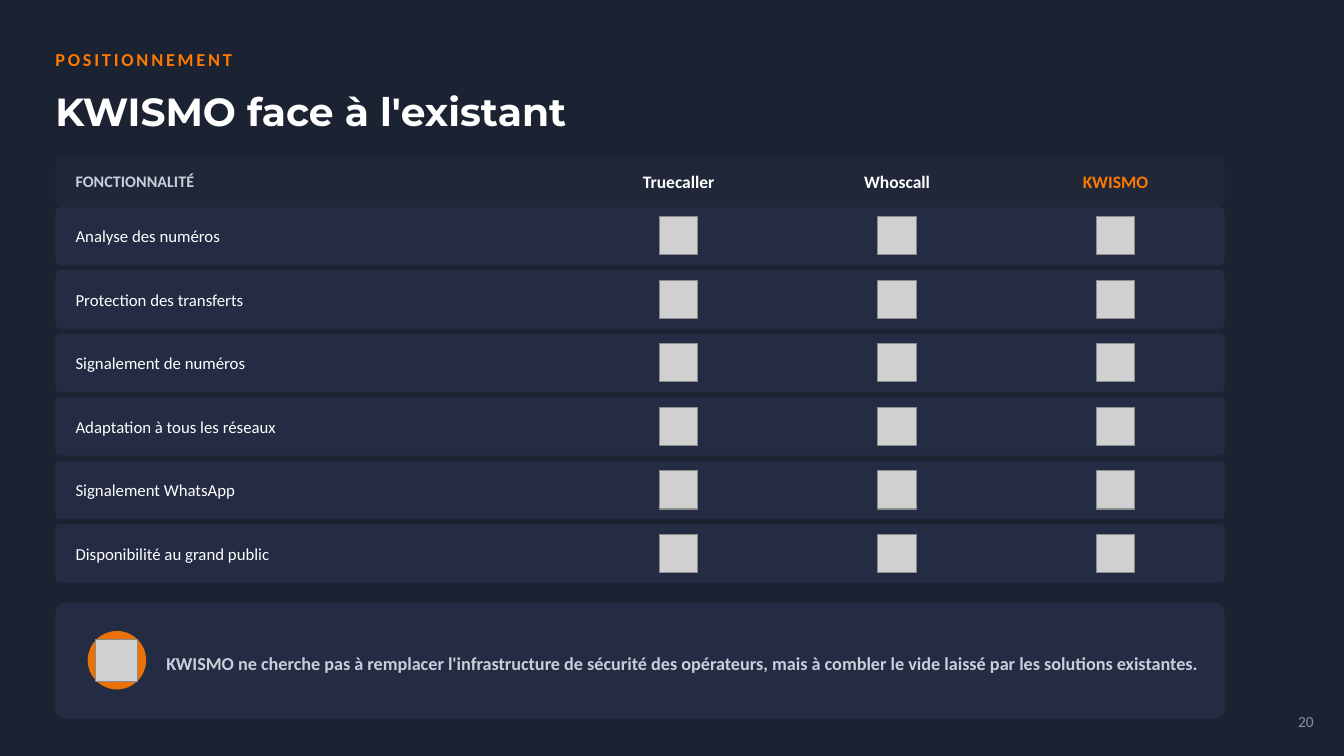
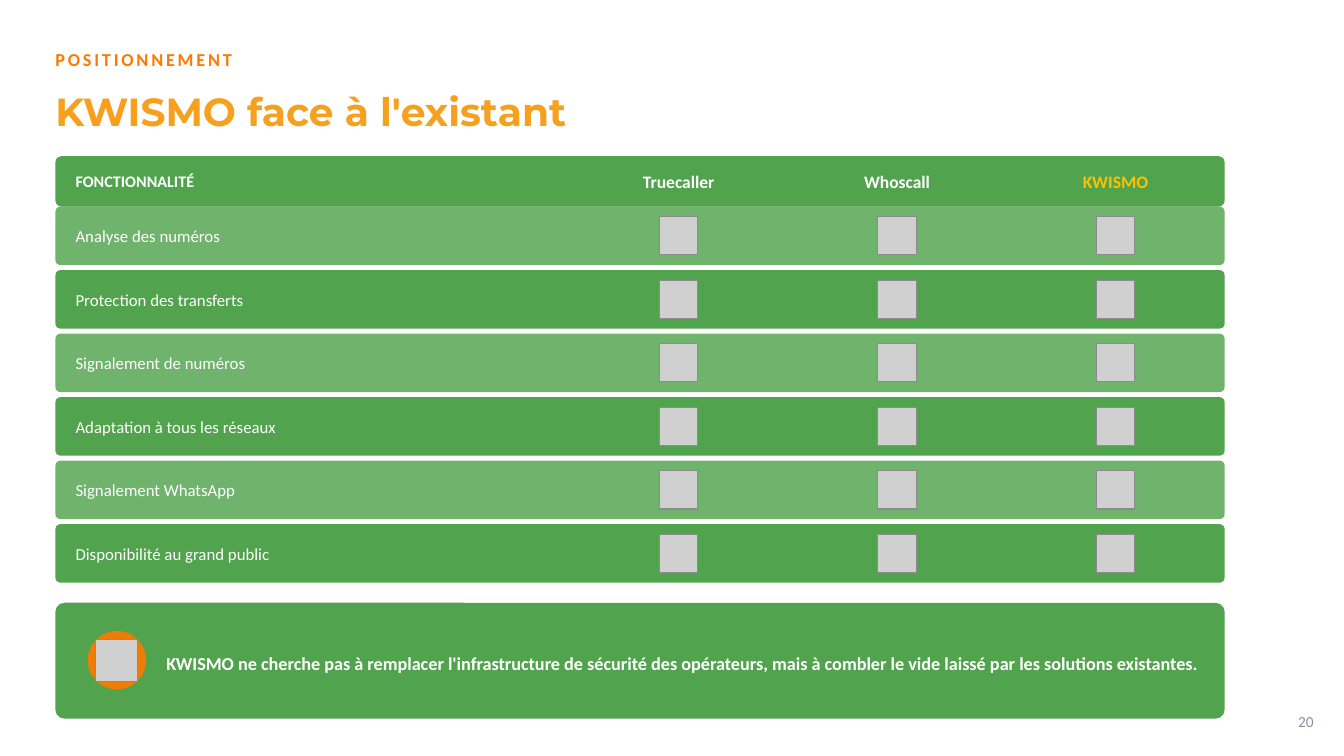
Before and after one commit to kwismo-support/Kwismo, a slide deck: slide 20 of cadrage/KWISMO_Presentation.pptx. Drawn at 1344x756 pixels with LibreOffice and Linux fonts; fonts in the diff are those of the drawing; grey boxes stand for pictures; background and template pictures are left out. Boxes give left, top, right and bottom in pixels: in the first picture for what was removed or moved away, otherwise in the second. Text is boxed around its words. In the diff, an @@ line names an element or a change of style, - is before the commit and + after.

```diff
--- a/cadrage/KWISMO_Presentation.pptx
+++ b/cadrage/KWISMO_Presentation.pptx
@@ background picture (left out) to #FFFFFF @@
@@ text "KWISMO face à l'existant" at [55,95,566,127]: text colour #FFFFFF to #F6A01E @@
@@ rounded rectangle at [55,156,1225,207]: fill #1F2739 to #51A34E @@
@@ text "FONCTIONNALITÉ" at [76,175,195,187]: text colour #C9CEDA to #FFFFFF @@
@@ text "KWISMO" at [1083,176,1148,188]: text colour #FF7900 to #FFC000 @@
@@ fill #232C42 to #51A34E at 82% opacity in 3 elements at [55,207,1225,265], [55,334,1225,392], [55,461,1225,519] @@
@@ fill #232C42 to #51A34E in 4 elements at [55,270,1225,329], [55,397,1225,456], [55,524,1225,583], [55,603,1225,719] @@
@@ text "KWISMO ne cherche pas à ..." at [166,657,1198,673]: text colour #C9CEDA to #FFFFFF @@
```
Also in this commit, not shown: 24 other slides changed, 3 other files.
